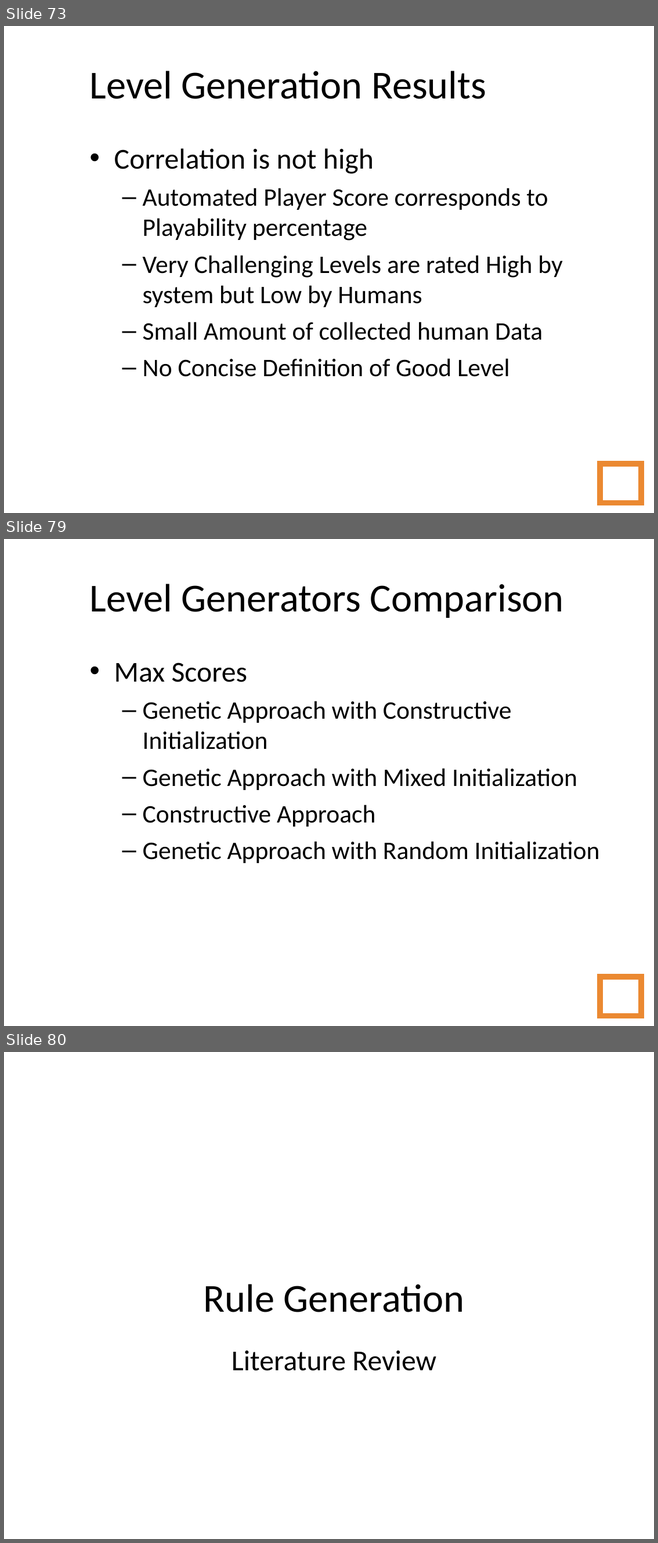
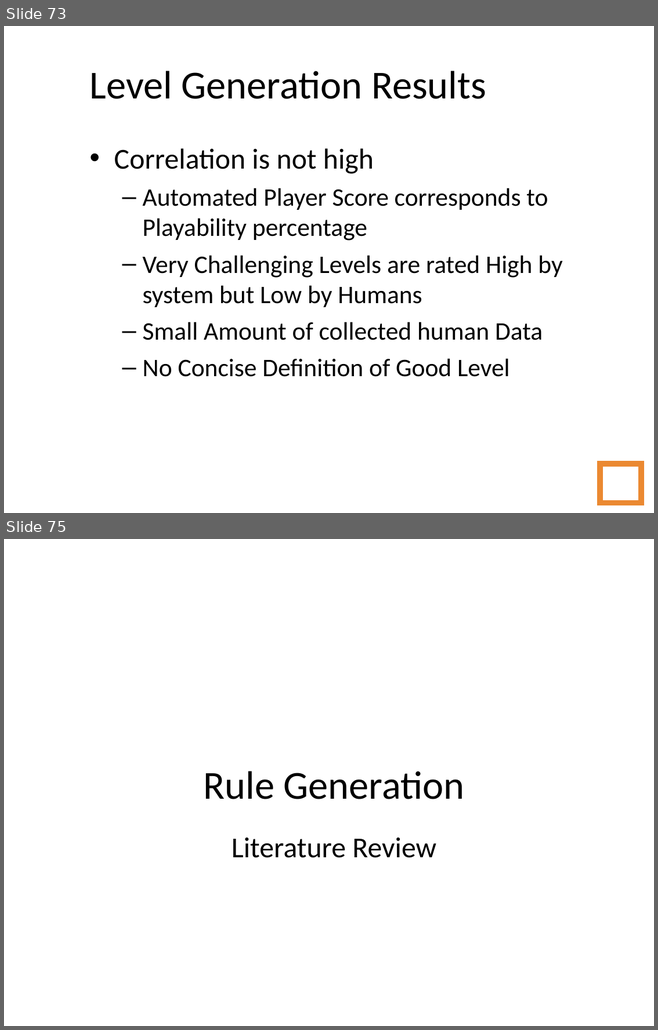
Before and after one commit to amidos2006/Automatic-Game-Script-Generation, a slide deck: Presentation/Automatic Game Script Generation.ppt. Shown one above the other, each under a label of ours: slides 73, 79 and 80 before the commit, slides 73 and 75 after it; the slides between them are not shown. The pictures are 658x1543 and 658x1030 pixels, drawn with LibreOffice and Linux fonts; fonts in the diff are those of the drawing; background and template pictures are left out. Boxes give left, top, right and bottom in pixels: in the first picture for what was removed or moved away, otherwise in the second. Text is boxed around its words. In the diff, an @@ line names an element or a change of style, - is before the commit and + after.

```diff
--- a/Presentation/Automatic Game Script Generation.ppt
+++ b/Presentation/Automatic Game Script Generation.ppt
@@ slide 79 removed at <box>4,539,654,1026</box>, background picture (left out) @@
@@ title removed at <box>90,584,564,618</box> @@
-Level Generators Comparison
@@ text removed at <box>114,663,600,863</box> @@
-• Max Scores
-  – Genetic Approach with Constructive Initialization
-  – Genetic Approach with Mixed Initialization
-  – Constructive Approach
-  – Genetic Approach with Random Initialization
@@ page number removed at <box>600,977,641,1016</box> @@
-79
@@ what was slide 80 is now slide 75 @@
```
Also in this commit, not shown: 2 slides changed, 4 other slides removed, 1 other file.
